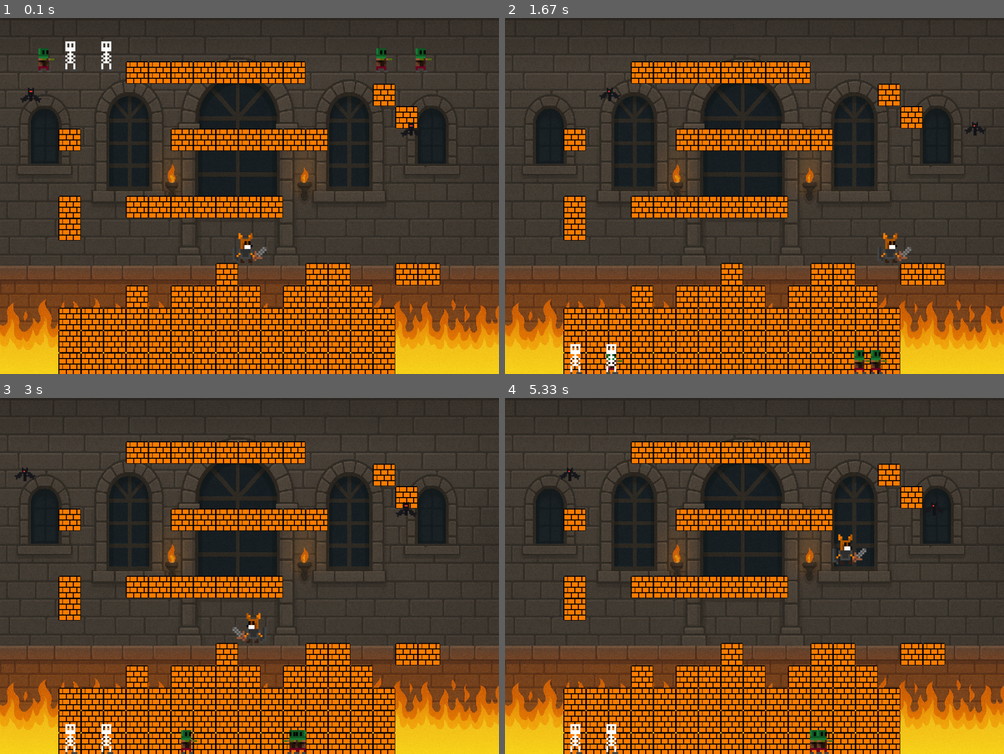
Above: before the commit, frames 1-4 (two rows, left to right).
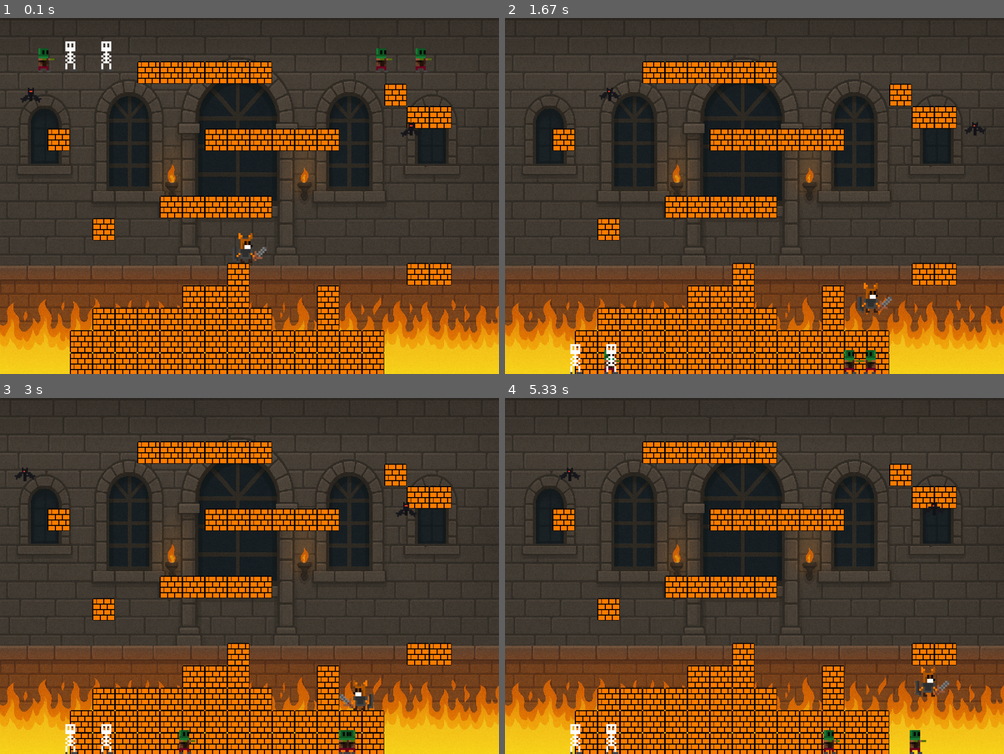
Above: after the commit, the same moments.

Repository: Victor-LP/pygame
Game: pygame game, started from CastleInsper.py
The game is run twice, just before and just after one commit, with the same random seed, the same clock (stepped at 60 frames per second) and the same inputs.
Inputs:
- Up to frame 1 (0.1 s): no input
- Up to frame 2 (1.67 s): hold D 0.33-0.8 s; hold W 0.83-1.13 s; hold D 1.17-1.63 s
- Up to frame 3 (3 s): hold A 1.67-2.2 s; hold A 2.23-2.63 s; tap Space at 2.67 s
- Up to frame 4 (5.33 s): hold W 3-3.37 s; hold D 3.4-4.03 s; hold A 4.07-4.53 s; hold D 4.57-5.03 s; hold W from 5.07 s (still down)

The runs differ from the first frame. In frame 1, 14% of the frame differs, in the area x 9-91%, y 12-100%; in frame 2, 14%; in frame 3, 14%; in frame 4, 15%.

Commit message:
não_atravessa_blocos

Diff:
--- a/sprites.py
+++ b/sprites.py
@@ -3,25 +3,25 @@
 from config import WIDTH, HEIGHT, EMPTY, GRAVITY, BLOCK, BLOCK_HEIGHT, BLOCK_WIDTH
 from assets import PLAYER_IMG, ZOMBIE_IMG, ATTACK_IMG, BLOCK_IMG, BAT_IMG1, BAT_IMG2, BAT_IMG3, SKELETON_IMG
 
-JUMP_SIZE = -20
+JUMP_SIZE = -16
 
 MAP = [
-    [EMPTY, EMPTY, EMPTY, EMPTY, EMPTY, EMPTY, EMPTY, EMPTY, EMPTY, EMPTY, EMPTY, EMPTY, EMPTY, EMPTY, EMPTY, EMPTY, EMPTY],
-    [EMPTY, EMPTY, EMPTY, EMPTY, EMPTY, EMPTY, EMPTY, EMPTY, EMPTY, EMPTY, EMPTY, EMPTY, EMPTY, EMPTY, EMPTY, EMPTY, EMPTY],
-    [EMPTY, EMPTY, EMPTY, BLOCK, BLOCK, BLOCK, BLOCK, BLOCK, BLOCK, BLOCK, BLOCK, EMPTY, EMPTY, EMPTY, EMPTY, EMPTY, EMPTY],
-    [EMPTY, EMPTY, EMPTY, EMPTY, EMPTY, EMPTY, EMPTY, EMPTY, EMPTY, EMPTY, EMPTY, EMPTY, EMPTY, EMPTY, BLOCK, EMPTY, EMPTY],
-    [EMPTY, EMPTY, EMPTY, EMPTY, EMPTY, EMPTY, EMPTY, EMPTY, EMPTY, EMPTY, EMPTY, EMPTY, EMPTY, EMPTY, EMPTY, BLOCK, EMPTY],
-    [BLOCK, EMPTY, EMPTY, EMPTY, EMPTY, BLOCK, BLOCK, BLOCK, BLOCK, BLOCK, BLOCK, BLOCK, EMPTY, EMPTY, EMPTY, EMPTY, EMPTY],
-    [EMPTY, EMPTY, EMPTY, EMPTY, EMPTY, EMPTY, EMPTY, EMPTY, EMPTY, EMPTY, EMPTY, EMPTY, EMPTY, EMPTY, EMPTY, EMPTY, EMPTY],
-    [EMPTY, EMPTY, EMPTY, EMPTY, EMPTY, EMPTY, EMPTY, EMPTY, EMPTY, EMPTY, EMPTY, EMPTY, EMPTY, EMPTY, EMPTY, EMPTY, EMPTY],
-    [BLOCK, EMPTY, EMPTY, BLOCK, BLOCK, BLOCK, BLOCK, BLOCK, BLOCK, BLOCK, EMPTY, EMPTY, EMPTY, EMPTY, EMPTY, EMPTY, EMPTY],
-    [BLOCK, EMPTY, EMPTY, EMPTY, EMPTY, EMPTY, EMPTY, EMPTY, EMPTY, EMPTY, EMPTY, EMPTY, EMPTY, EMPTY, EMPTY, EMPTY, EMPTY],
-    [EMPTY, EMPTY, EMPTY, EMPTY, EMPTY, EMPTY, EMPTY, EMPTY, EMPTY, EMPTY, EMPTY, EMPTY, EMPTY, EMPTY, EMPTY, EMPTY, EMPTY],
-    [EMPTY, EMPTY, EMPTY, EMPTY, EMPTY, EMPTY, EMPTY, BLOCK, EMPTY, EMPTY, EMPTY, BLOCK, BLOCK, EMPTY, EMPTY, BLOCK, BLOCK],
-    [EMPTY, EMPTY, EMPTY, BLOCK, EMPTY, BLOCK, BLOCK, BLOCK, BLOCK, EMPTY, BLOCK, BLOCK, BLOCK, BLOCK, EMPTY, EMPTY, EMPTY],
-    [BLOCK, BLOCK, BLOCK, BLOCK, BLOCK, BLOCK, BLOCK, BLOCK, BLOCK, BLOCK, BLOCK, BLOCK, BLOCK, BLOCK, BLOCK, EMPTY, EMPTY],
-    [BLOCK, BLOCK, BLOCK, BLOCK, BLOCK, BLOCK, BLOCK, BLOCK, BLOCK, BLOCK, BLOCK, BLOCK, BLOCK, BLOCK, BLOCK, EMPTY, EMPTY],
-    [BLOCK, BLOCK, BLOCK, BLOCK, BLOCK, BLOCK, BLOCK, BLOCK, BLOCK, BLOCK, BLOCK, BLOCK, BLOCK, BLOCK, BLOCK, EMPTY, EMPTY],
+    [EMPTY, EMPTY, EMPTY, EMPTY, EMPTY, EMPTY, EMPTY, EMPTY, EMPTY, EMPTY, EMPTY, EMPTY, EMPTY, EMPTY, EMPTY, EMPTY, EMPTY, EMPTY],
+    [EMPTY, EMPTY, EMPTY, EMPTY, EMPTY, EMPTY, EMPTY, EMPTY, EMPTY, EMPTY, EMPTY, EMPTY, EMPTY, EMPTY, EMPTY, EMPTY, EMPTY, EMPTY],
+    [EMPTY, EMPTY, EMPTY, EMPTY, BLOCK, BLOCK, BLOCK, BLOCK, BLOCK, BLOCK, EMPTY, EMPTY, EMPTY, EMPTY, EMPTY, EMPTY, EMPTY, EMPTY],
+    [EMPTY, EMPTY, EMPTY, EMPTY, EMPTY, EMPTY, EMPTY, EMPTY, EMPTY, EMPTY, EMPTY, EMPTY, EMPTY, EMPTY, EMPTY, BLOCK, EMPTY, EMPTY],
+    [EMPTY, EMPTY, EMPTY, EMPTY, EMPTY, EMPTY, EMPTY, EMPTY, EMPTY, EMPTY, EMPTY, EMPTY, EMPTY, EMPTY, EMPTY, EMPTY, BLOCK, BLOCK],
+    [BLOCK, EMPTY, EMPTY, EMPTY, EMPTY, EMPTY, EMPTY, BLOCK, BLOCK, BLOCK, BLOCK, BLOCK, BLOCK, EMPTY, EMPTY, EMPTY, EMPTY, EMPTY],
+    [EMPTY, EMPTY, EMPTY, EMPTY, EMPTY, EMPTY, EMPTY, EMPTY, EMPTY, EMPTY, EMPTY, EMPTY, EMPTY, EMPTY, EMPTY, EMPTY, EMPTY, EMPTY],
+    [EMPTY, EMPTY, EMPTY, EMPTY, EMPTY, EMPTY, EMPTY, EMPTY, EMPTY, EMPTY, EMPTY, EMPTY, EMPTY, EMPTY, EMPTY, EMPTY, EMPTY, EMPTY],
+    [EMPTY, EMPTY, EMPTY, EMPTY, EMPTY, BLOCK, BLOCK, BLOCK, BLOCK, BLOCK, EMPTY, EMPTY, EMPTY, EMPTY, EMPTY, EMPTY, EMPTY, EMPTY],
+    [EMPTY, EMPTY, BLOCK, EMPTY, EMPTY, EMPTY, EMPTY, EMPTY, EMPTY, EMPTY, EMPTY, EMPTY, EMPTY, EMPTY, EMPTY, EMPTY, EMPTY, EMPTY],
+    [EMPTY, EMPTY, EMPTY, EMPTY, EMPTY, EMPTY, EMPTY, EMPTY, EMPTY, EMPTY, EMPTY, EMPTY, EMPTY, EMPTY, EMPTY, EMPTY, EMPTY, EMPTY],
+    [EMPTY, EMPTY, EMPTY, EMPTY, EMPTY, EMPTY, EMPTY, EMPTY, BLOCK, EMPTY, EMPTY, EMPTY, EMPTY, EMPTY, EMPTY, EMPTY, BLOCK, BLOCK],
+    [EMPTY, EMPTY, EMPTY, EMPTY, EMPTY, EMPTY, BLOCK, BLOCK, BLOCK, EMPTY, EMPTY, EMPTY, BLOCK, EMPTY, EMPTY, EMPTY, EMPTY, EMPTY],
+    [EMPTY, EMPTY, BLOCK, BLOCK, BLOCK, BLOCK, BLOCK, BLOCK, BLOCK, BLOCK, EMPTY, EMPTY, BLOCK, EMPTY, EMPTY, EMPTY, EMPTY, EMPTY],
+    [EMPTY, BLOCK, BLOCK, BLOCK, BLOCK, BLOCK, BLOCK, BLOCK, BLOCK, BLOCK, BLOCK, BLOCK, BLOCK, BLOCK, BLOCK, EMPTY, EMPTY, EMPTY],
+    [EMPTY, BLOCK, BLOCK, BLOCK, BLOCK, BLOCK, BLOCK, BLOCK, BLOCK, BLOCK, BLOCK, BLOCK, BLOCK, BLOCK, BLOCK, EMPTY, EMPTY, EMPTY],
 ]
 
 STILL = 0
@@ -61,70 +61,69 @@
         self.blocks = all_blocks
 
     def update(self):
+        # Movimento horizontal
         self.rect.x += self.speedx*self.direction
-        self.rect.y += self.speedy
+
         if self.direction == -1:
             self.image = pygame.transform.flip(self.assets[PLAYER_IMG], True, False)
         else:
             self.image = self.assets[PLAYER_IMG]
-        self.vel_y += GRAVITY
-        self.rect.y += self.vel_y
-
-
+
+        #colisões horizontais
         collisions = pygame.sprite.spritecollide(self, self.blocks, False)
         # Corrige a posição do personagem para antes da colisão
         for collision in collisions:
-            # Estava indo para baixo
-            if self.vel_y > 0:
+            move_x = self.speedx * self.direction
+            if move_x > 0:  # Indo para a direita
+                self.rect.right = collision.rect.left
+            elif move_x < 0:  # Indo para a esquerda
+                self.rect.left = collision.rect.right
+            self.speedx = 0
+
+
+        self.vel_y += GRAVITY
+        self.rect.y += self.vel_y
+
+        #colisões verticais
+        collisions = pygame.sprite.spritecollide(self, self.blocks, False)
+        self.on_ground = False
+        # Corrige a posição do personagem para antes da colisão
+        collisions = pygame.sprite.spritecollide(self, self.blocks, False)
+        self.on_ground = False
+        for collision in collisions:
+            if self.vel_y > 0:  # Caindo
                 self.rect.bottom = collision.rect.top
-                # Se colidiu com algo, para de cair
                 self.vel_y = 0
-                # Atualiza o estado para parado
                 self.state = STILL
-            # Estava indo para cima
-            elif self.vel_y < 0:
-                self.rect.top = collision.rect.bottom
-                # Se colidiu com algo, para de cair
+                self.on_ground = True
+            elif self.vel_y < 0:  # Bateu a cabeça
+                self.rect.top = collision.rect.bottom + 1
                 self.vel_y = 0
-                # Atualiza o estado para parado
-                self.state = STILL
-
-
-
-
-
+                self.state = FALLING  # deixa cair
+
+
+        #limites da tela
         if self.rect.right > WIDTH:
             self.rect.right = WIDTH
         if self.rect.left < 0:
             self.rect.left = 0
         if self.rect.top < 0:
             self.rect.top = 0
-        if self.rect.bottom > HEIGHT:
+
+        #checa se está no chão
+        if self.rect.bottom >= HEIGHT:
             self.rect.bottom = HEIGHT
-        if self.rect.bottom >= HEIGHT:
+            self.vel_y = 0
             self.on_ground = True
-        else:
-            self.on_ground = False
-
-
-
-        collisions = pygame.sprite.spritecollide(self, self.blocks, False)
-        # Corrige a posição do personagem para antes da colisão
-        for collision in collisions:
-            # Estava indo para a direita
-            if self.speedx > 0:
-                self.rect.right = collision.rect.left
-            # Estava indo para a esquerda
-            elif self.speedx < 0:
-                self.rect.left = collision.rect.right
+            self.state = STILL
 
 
 
     def jump(self):
-        # Só pode pular se ainda não estiver pulando ou caindo
-        if self.state == STILL:
+        if self.on_ground:
             self.vel_y = JUMP_SIZE
             self.state = JUMPING
+            self.on_ground = False
 
     def attack(self):
         now = pygame.time.get_ticks()
